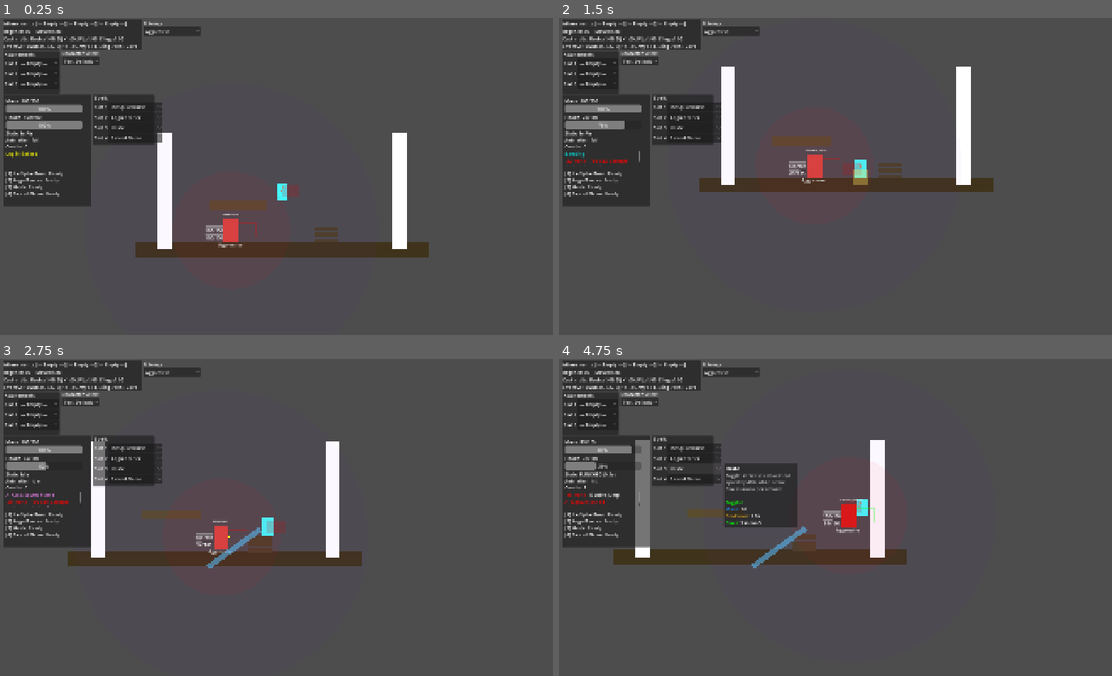
Above: before the commit, frames 1-4 (two rows, left to right).
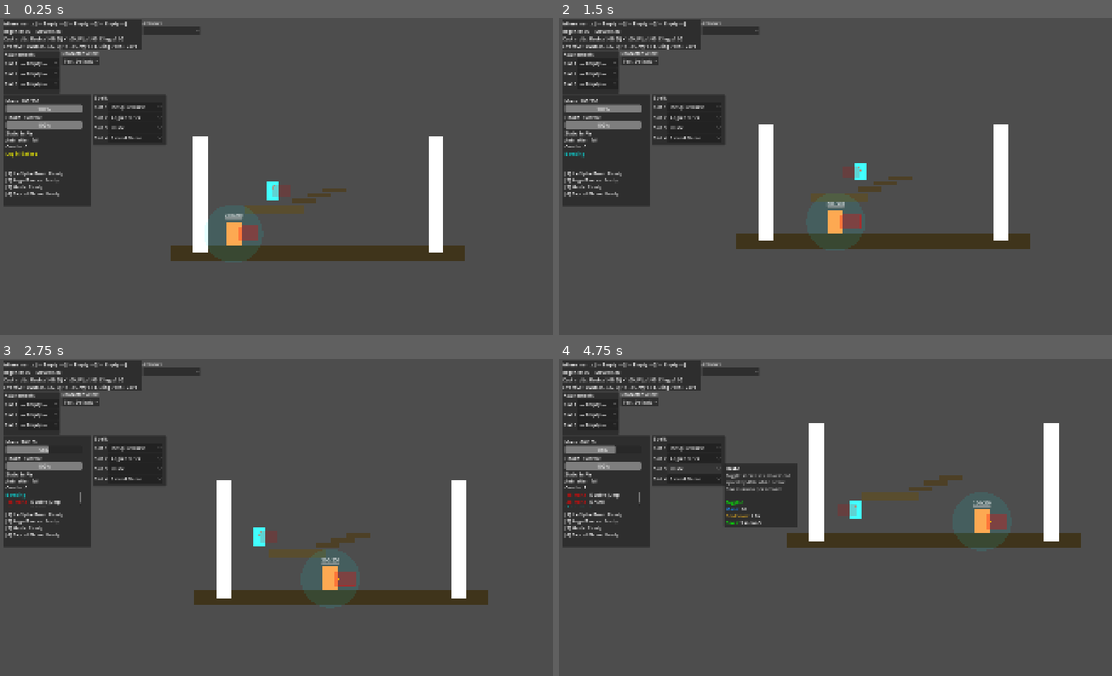
Above: after the commit, the same moments.

Repository: Korasyl/ManaBrawl
Game: Godot game, scene res://scenes/test_environment/test_environment.tscn
Two runs of this game, one before a commit and one after it. Both use one fixed random seed, a clock stepped at 60 frames per second and the inputs below.
Inputs (mouse positions are in pixels of both pictures, inside the frame that each line leads up to):
- Up to frame 1 (0.25 s): no input
- Up to frame 2 (1.5 s): move the mouse to (962, 160) at 0.52 s; hold Alt (block) 0.53-1.28 s; hold D (move_right) from 0.53 s (still down); tap W (jump) at 0.77 s; move the mouse to (730, 192) at 1.27 s; tap S (crouch) at 1.35 s
- Up to frame 3 (2.75 s): tap W (jump) at 1.52 s; move the mouse to (337, 447) at 2.02 s; release D (move_right) at 2.03 s; hold A (move_left) from 2.03 s (still down); tap Space (dash) at 2.1 s
- Up to frame 4 (4.75 s): move the mouse to (813, 580) at 2.77 s; release A (move_left) at 2.78 s; hold D (move_right) 2.78-4.28 s; click (813, 580) at 2.85 s; tap W (jump) at 3.02, 3.77, 4.52 s; move the mouse to (1012, 565) at 3.52 s; hold Right mouse button (ranged_mode) 3.53-4.28 s; move the mouse to (669, 469) at 4.27 s; hold A (move_left) from 4.28 s (still down); tap Shift (sprint) at 4.35 s

The runs differ from the first frame. In frame 1, 7.3% of the frame differs, in the area x 24-85%, y 1-77%; in frame 2, 10%; in frame 3, 11%; in frame 4, 11%, in the area x 0-95%, y 1-66%.
Error before the commit: Parse Error: Cannot infer the type of "to_target" variable because the value doesn't have a set type. (res://scripts/spells/chain_lightning.gd:41)

Commit message:
Added .pngs for Crayola Skeletal Rig

Diff:
--- a/scenes/test_environment/test_environment.tscn
+++ b/scenes/test_environment/test_environment.tscn
@@ -7,7 +7,7 @@
 [ext_resource type="PackedScene" uid="uid://o351sfl3a6pq" path="res://scenes/ui/attunement_selector.tscn" id="6_tskly"]
 [ext_resource type="PackedScene" path="res://scenes/ui/spell_selector.tscn" id="8_spsel"]
 [ext_resource type="Script" uid="uid://0amifnjysv4v" path="res://scripts/dynamic_camera.gd" id="9_dyncam"]
-[ext_resource type="PackedScene" uid="uid://bsrsyl6f5kw28" path="res://characters/ai_opponent.tscn" id="10_aiopp"]
+[ext_resource type="PackedScene" uid="uid://ct6vw7jdaxb6i" path="res://characters/training_dummy.tscn" id="9_tki6j"]
 [ext_resource type="PackedScene" path="res://scenes/ui/ai_strategy_selector.tscn" id="11_aisel"]
 
 [sub_resource type="RectangleShape2D" id="RectangleShape2D_al67s"]
@@ -42,7 +42,7 @@
 color = Color(0.24705882, 0.20392157, 0.105882354, 1)
 
 [node name="Player" parent="." unique_id=1662624721 groups=["player"] instance=ExtResource("1_ddmv8")]
-position = Vector2(0, 300)
+position = Vector2(-155, 286)
 
 [node name="WallLeft" type="StaticBody2D" parent="." unique_id=369803091]
 position = Vector2(-400, 300)
@@ -82,7 +82,7 @@
 color = Color(0.35, 0.3, 0.18, 1)
 
 [node name="StairStep1" type="StaticBody2D" parent="." unique_id=1094701367]
-position = Vector2(150, 470)
+position = Vector2(-46, 322)
 
 [node name="CollisionShape2D" type="CollisionShape2D" parent="StairStep1" unique_id=1473700703]
 shape = SubResource("RectangleShape2D_steps")
@@ -95,7 +95,7 @@
 color = Color(0.3, 0.25, 0.15, 1)
 
 [node name="StairStep2" type="StaticBody2D" parent="." unique_id=349642078]
-position = Vector2(150, 450)
+position = Vector2(57, 285)
 
 [node name="CollisionShape2D" type="CollisionShape2D" parent="StairStep2" unique_id=307546417]
 shape = SubResource("RectangleShape2D_steps")
@@ -106,9 +106,10 @@
 offset_right = 40.0
 offset_bottom = 7.5
 color = Color(0.3, 0.25, 0.15, 1)
+metadata/_edit_use_anchors_ = true
 
 [node name="StairStep3" type="StaticBody2D" parent="." unique_id=743826596]
-position = Vector2(150, 430)
+position = Vector2(3, 303)
 
 [node name="CollisionShape2D" type="CollisionShape2D" parent="StairStep3" unique_id=333453066]
 shape = SubResource("RectangleShape2D_steps")
@@ -119,38 +120,39 @@
 offset_right = 40.0
 offset_bottom = 7.5
 color = Color(0.3, 0.25, 0.15, 1)
+metadata/_edit_use_anchors_ = true
 
 [node name="UILayer" type="CanvasLayer" parent="." unique_id=123555840]
 
 [node name="AttunementSelector" parent="UILayer" unique_id=1982629802 instance=ExtResource("6_tskly")]
 offset_left = 16.0
 offset_top = 112.0
-offset_right = 16.0
-offset_bottom = 112.0
+offset_right = -1717.0
+offset_bottom = -824.0
 
 [node name="DebugHUD" parent="UILayer" unique_id=107808323 groups=["debug_hud"] instance=ExtResource("2_al67s")]
 offset_top = 251.0
-offset_bottom = 251.0
+offset_right = -1606.0
+offset_bottom = -439.0
 
 [node name="StatsSwitcher" parent="UILayer" unique_id=1730580019 instance=ExtResource("4_fnpii")]
 offset_left = 210.0
 offset_top = 131.0
-offset_right = 210.0
-offset_bottom = 131.0
+offset_right = -1678.0
+offset_bottom = -925.0
 script = ExtResource("5_14n3e")
 
 [node name="SpellSelector" parent="UILayer" unique_id=1739705035 instance=ExtResource("8_spsel")]
 offset_left = 322.0
 offset_top = 261.0
-offset_right = 322.0
-offset_bottom = 261.0
+offset_right = -1567.0
+offset_bottom = -802.0
 
 [node name="AIStrategySelector" parent="UILayer" unique_id=1243588824 instance=ExtResource("11_aisel")]
-offset_left = 487.0
-offset_top = 10.0
-offset_right = 487.0
-offset_bottom = 10.0
-opponent_path = NodePath("../../AIOpponent")
+offset_left = 486.0
+offset_top = 9.0
+offset_right = -1238.0
+offset_bottom = -1022.0
 
-[node name="AIOpponent" parent="." unique_id=1100357976 groups=["ai_opponent", "enemy"] instance=ExtResource("10_aiopp")]
-position = Vector2(-200, 409)
+[node name="TrainingDummy" parent="." unique_id=975334861 instance=ExtResource("9_tki6j")]
+position = Vector2(-313, 452)
--- a/scenes/ui/spell_selector.gd
+++ b/scenes/ui/spell_selector.gd
@@ -77,7 +77,7 @@
 	var bg := Panel.new()
 	bg.name = "BackgroundPanel"
 	bg.position = Vector2(-6, 0)
-	bg.size = Vector2(210, 60 + SLOT_COUNT * 28)
+	bg.size = Vector2(250, 60 + SLOT_COUNT * 28) # X=250, Y=60 Optimal size layout for panel
 	add_child(bg)
 
 	# --- VBoxContainer for slot rows ---
--- a/scripts/spells/chain_lightning.gd
+++ b/scripts/spells/chain_lightning.gd
@@ -38,7 +38,7 @@
 func _spell_process(delta: float) -> void:
 	# Home toward current target if we have one
 	if _current_target != null and is_instance_valid(_current_target):
-		var to_target := (_current_target.global_position - global_position)
+		var to_target: Vector2 = _current_target.global_position - global_position
 		if to_target.length() < 20.0:
 			_hit_target(_current_target)
 			return
--- a/scripts/spells/shock_nova.gd
+++ b/scripts/spells/shock_nova.gd
@@ -71,7 +71,7 @@
 				ContextKeys.TEAM_ID: team_id,
 				ContextKeys.SPELL_DATA: spell_data,
 			}
-			var knockback := (body.global_position - global_position).normalized() * 280.0
+			var knockback: Vector2 = (body.global_position - global_position).normalized() * 280.0
 			body.take_damage(burst_damage, knockback, burst_interrupt, ctx)
 
 	queue_free()
Not shown, added: scripts/spells/blink_strike.gd.uid
Not shown, added: scripts/spells/chain_lightning.gd.uid
Not shown, added: scripts/spells/clarity_burst.gd.uid
Not shown, added: scripts/spells/dispel.gd.uid
Not shown, added: scripts/spells/earthen_wall.gd.uid
Not shown, added: scripts/spells/gravity_well.gd.uid
Not shown, added: scripts/spells/guardians_leap.gd.uid
Not shown, added: scripts/spells/lightning_javelin.gd.uid
Not shown, added: scripts/spells/mending_touch.gd.uid
Not shown, added: scripts/spells/phase_shift.gd.uid
Not shown, added: scripts/spells/sanctified_ground.gd.uid
Not shown, added: scripts/spells/shock_nova.gd.uid
(and 26 more such lines)
